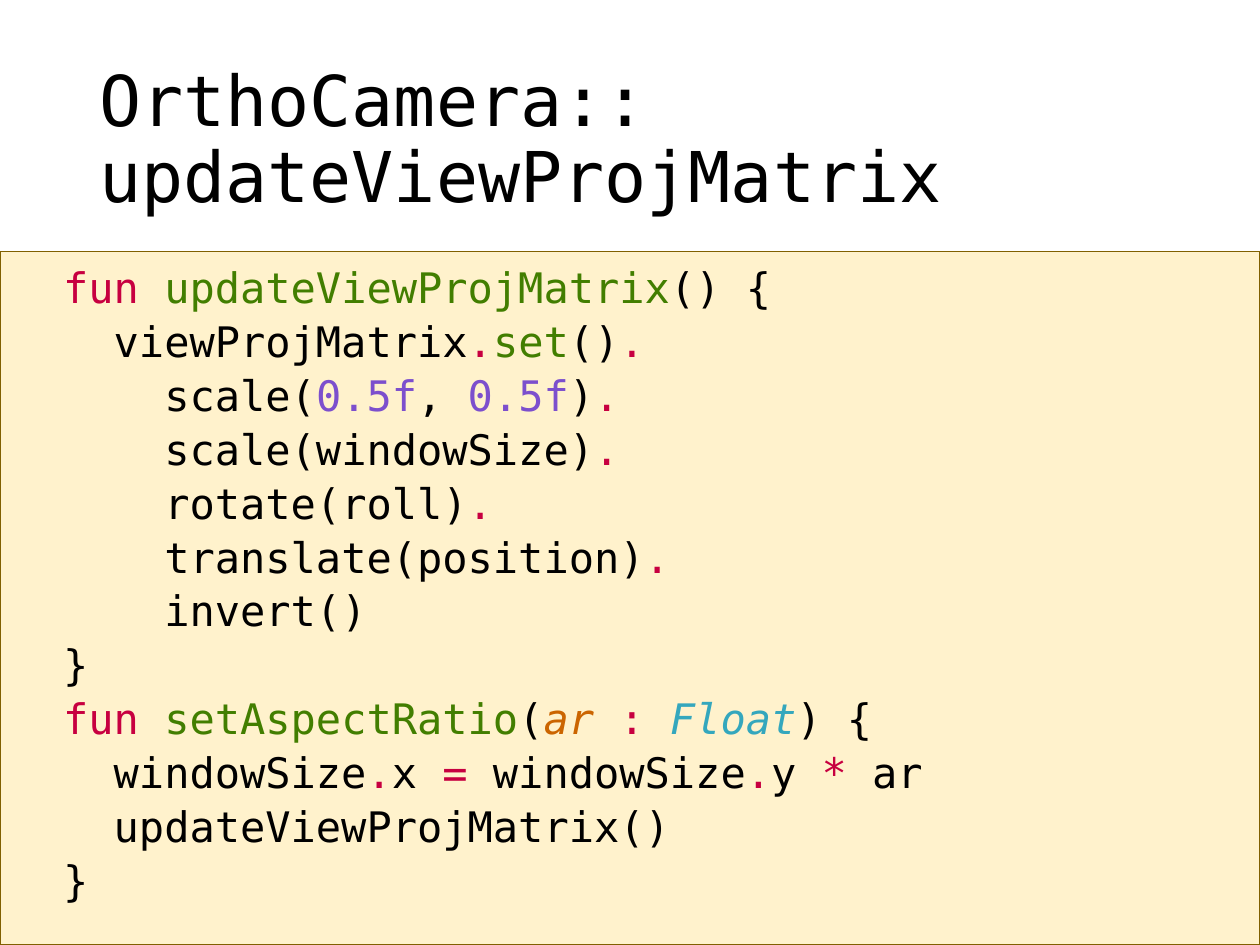
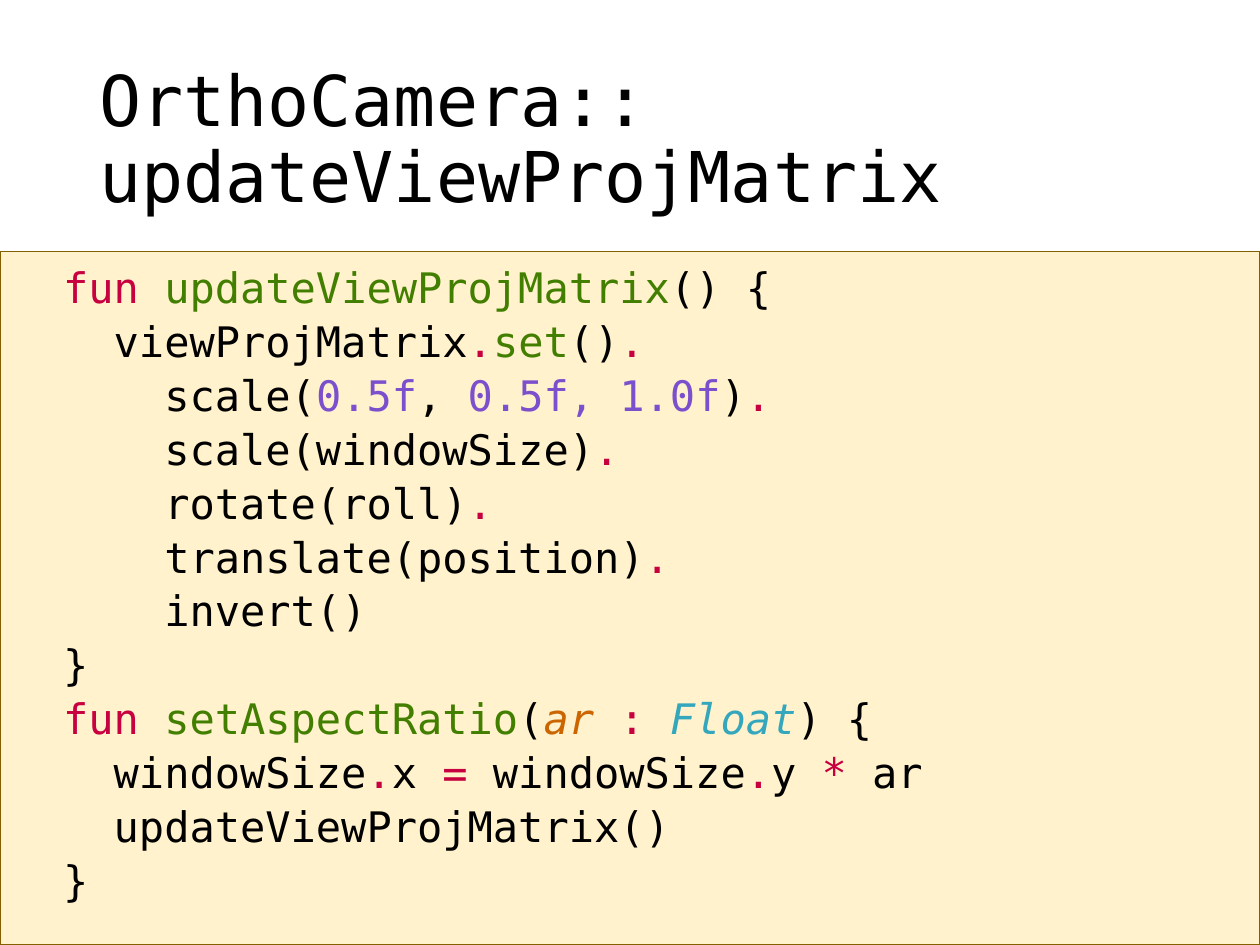
Before and after one commit to szecsi/kogfactory, a slide deck: slide 21 of projects/kog.3gr.020-gom/lab.pptx (slide 20 before the commit). Drawn at 1260x945 pixels with LibreOffice and Linux fonts; fonts in the diff are those of the drawing. Boxes give left, top, right and bottom in pixels: in the first picture for what was removed or moved away, otherwise in the second. Text is boxed around its words. In the diff, an @@ line names an element or a change of style, - is before the commit and + after.

```diff
--- a/projects/kog.3gr.020-gom/lab.pptx
+++ b/projects/kog.3gr.020-gom/lab.pptx
@@ text at [164, 379, 771, 417]: text changed; text colour #000000 to #7C4FCD @@
-scale(0.5f, 0.5f).
+scale(0.5f, 0.5f, 1.0f).
```
Also in this commit, not shown: 13 other slides changed, 1 slide added, 21 other files.
